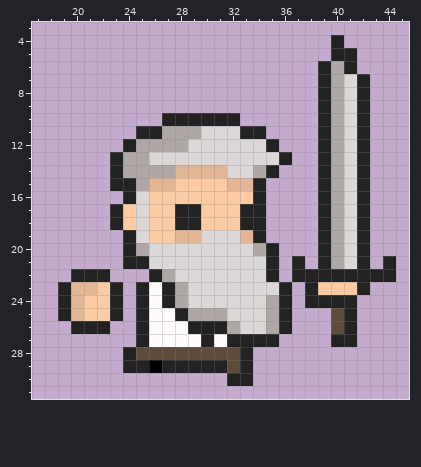
Pixel-art sprite -- assets/player/player_run_anim_f3.png. This is how it looked before the edit.
The file is 64x32 pixels. Colours within 5 levels of each other are drawn and written as one. Shown: x 17..45, y 3..31.
Once edited:
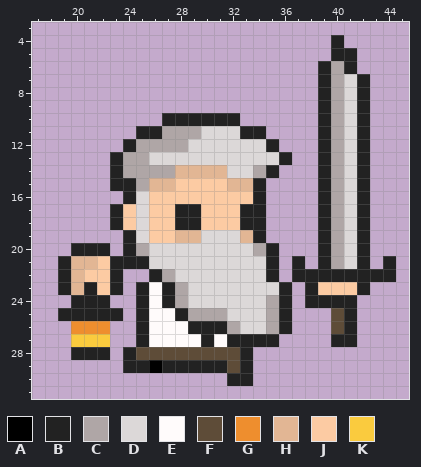
Palette (. is transparent): A #000000  B #222222  C #afa6a6  D #dcd8d8  E #fffbfb  F #5e4c38  G #ee8e2e  H #e2b694  J #fccba3  K #facb3e
Change:
y 20: x 20..22 ... -> BBB
y 21: x 19..23 ..... -> BHHJB
y 22: x 19..23 .BBB. -> BHJJB
y 23: x 21 H -> B
y 24: x 19..23 BHJJB -> .BBB.
y 25: x 20..22 HJJ -> BBB
y 26: x 20..22 BBB -> GGG
y 27: x 20..22 ... -> KKK
y 28: x 20..22 ... -> BBB
Pixel boxes of the changes (left, top, right, bottom) in both pictures:
changed: (58, 243, 123, 360)
